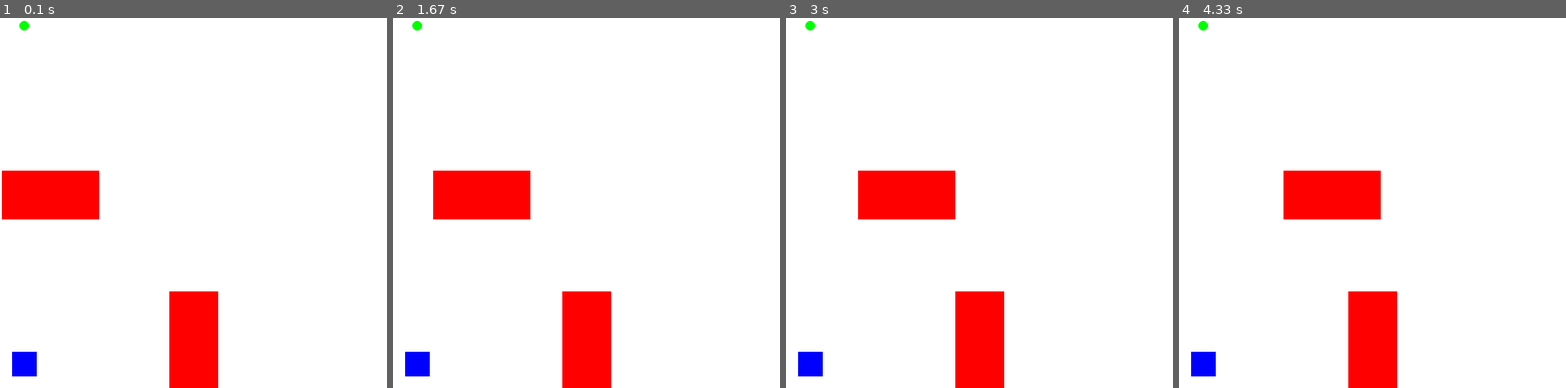
Above: before the commit, frames 1-4 (left to right).
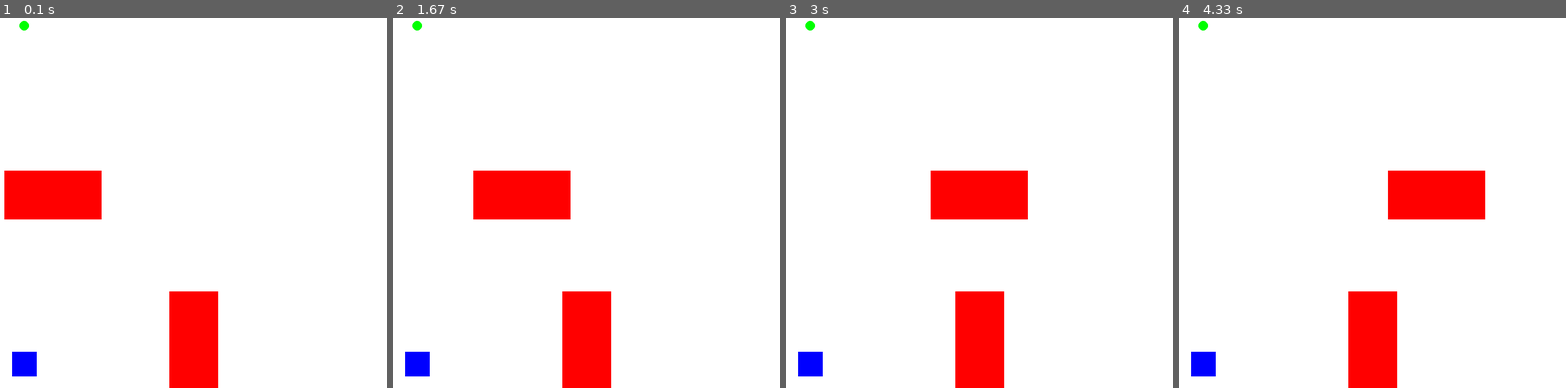
Above: after the commit, the same moments.

Repository: majklost/2Dsim
Game: pygame game, started from tests/dynamicPlannerTest.py
The game is run twice, just before and just after one commit, with the same random seed, the same clock (stepped at 60 frames per second) and the same inputs.
Inputs:
- Up to frame 1 (0.1 s): no input
- Up to frame 2 (1.67 s): no input
- Up to frame 3 (3 s): no input
- Up to frame 4 (4.33 s): no input

The runs differ from the first frame. In frame 1, 0.2% of the frame differs, in the area x 0-27%, y 41-55%; in frame 2, 2.7%; in frame 3, 4.9%; in frame 4, 6.6%, in the area x 27-80%, y 41-55%.

Commit message:
major bug fixed dynamicRRT

Diff:
--- a/dynamicLocalPlanner.py
+++ b/dynamicLocalPlanner.py
@@ -13,11 +13,14 @@
 #now only for one obstacle and one agent
 #will probably scale badly, so it is just PoC
 class LocalPlannerCalc:
-    def __init__(self, space: pymunk.Space, agent: pymunk.Shape,moving_obstacles: pymunk.Shape, obstacle_velocity: Tuple[float,float,float],dt=1/80):
+    def __init__(self, space: pymunk.Space, agent: pymunk.Shape,moving_obstacle: pymunk.Body, obstacle_velocity: Tuple[float,float,float],dt=1/80):
         self.space = space
         self.agent = agent
-        self.moving_obstacle = moving_obstacles
+        self.moving_obstacle = moving_obstacle
         self.obstacle_velocity = obstacle_velocity
+        self.clb = None
+        self.verbose = False
+
         #decides how many steps to take
         self.dt = dt
     @staticmethod
@@ -32,41 +35,58 @@
         #old positions
         a_old_pos = self.agent.body.position
         a_old_angle = self.agent.body.angle
-        ob_old_pos = self.moving_obstacle.body.position
-        ob_old_angle = self.moving_obstacle.body.angle
+        ob_old_pos = self.moving_obstacle.position
+        ob_old_angle = self.moving_obstacle.angle
 
         #now calculate the path
         ob_vx, ob_vy, ob_vangle = self.obstacle_velocity
         checkpoints = []
         direction = goal.x - start.x, goal.y - start.y
+
         angle_morph = goal.angle - start.angle
         time_for_morph = goal.time - start.time
         # print(f"Time for morph: {time_for_morph}")
-        num_steps = int(time_for_morph / self.dt)+1
+        num_steps = max(int(time_for_morph / self.dt),100)
+        realDT = time_for_morph / num_steps
+        # print(f"Num steps: {num_steps}")
         dir_step = direction[0] / num_steps, direction[1] / num_steps
         angle_step = angle_morph / num_steps
-        ob_start_pos = ob_old_pos.x + ob_vx * start.time, ob_old_pos.y + ob_vy * start.time
-        ob_start_angle = ob_old_angle + ob_vangle * start.time
+        ob_start_pos = ob_old_pos[0] + ob_vx * start.time,ob_old_pos[1] + ob_vy * start.time
+        ob_dir_step = ob_vx * realDT, ob_vy * realDT
+        ob_start_angle =ob_vangle * start.time
+        ob_angle_step = ob_vangle * realDT
+        self.moving_obstacle.velocity = 0,0
+        self.moving_obstacle.angular_velocity = 0
 
 
         for i in range(num_steps):
             self.agent.body.position = start.x + dir_step[0] * i, start.y + dir_step[1] * i
             self.agent.body.angle = start.angle + angle_step * i
-            self.moving_obstacle.body.position = ob_start_pos[0] + ob_vx * i, ob_start_pos[1] + ob_vy * i
-            self.moving_obstacle.body.angle = ob_start_angle + ob_vangle * i
+            self.moving_obstacle.position = ob_start_pos[0] + ob_dir_step[0] * i, ob_start_pos[1] + ob_dir_step[1] * i
+            self.moving_obstacle.angle = ob_start_angle + ob_angle_step * i
+            # print(f"Obstacle angle: {self.moving_obstacle.angle}")
             self.space.reindex_shape(self.agent)
-            self.space.reindex_shape(self.moving_obstacle)
+            for s in self.moving_obstacle.shapes:
+                self.space.reindex_shape(s)
+
             if self.space.shape_query(self.agent):
-                # print("Obstacle encountered")
+                if self.verbose:
+                    print("Obstacle encountered")
                 break
             if (i % 20 == 0 and i != 0) or i == num_steps - 1:
-                self.extend_checkpoints(start, checkpoints, self.agent.body.position, self.agent.body.angle, start.time + i * self.dt)
+                if self.clb:
+                    self.clb(self.space)
+                self.extend_checkpoints(start, checkpoints, self.agent.body.position, self.agent.body.angle, start.time + i * realDT)
         self.agent.body.angle = a_old_angle
         self.agent.body.position = a_old_pos
-        self.moving_obstacle.body.angle = ob_old_angle
-        self.moving_obstacle.body.position = ob_old_pos
+        self.moving_obstacle.angle = ob_old_angle
+        self.moving_obstacle.position = ob_old_pos
+        self.moving_obstacle.velocity = self.obstacle_velocity[0], self.obstacle_velocity[1]
+        self.moving_obstacle.angular_velocity = self.obstacle_velocity[2]
         self.space.reindex_shape(self.agent)
-        self.space.reindex_shape(self.moving_obstacle)
+        for s in self.moving_obstacle.shapes:
+            self.space.reindex_shape(s)
+
         return checkpoints
 
     @staticmethod
@@ -77,6 +97,8 @@
     def node_from_shape(shape: pymunk.Shape, time=0, parent=None):
         return RRTNodeCalc(shape.body.position.x, shape.body.position.y, shape.body.angle, time, parent)
 
+    def set_debug_callback(self, clb):
+        self.clb = clb
 
 
 #this creates a new space for each move and simualtes the movement
--- a/dynamicRRT.py
+++ b/dynamicRRT.py
@@ -7,8 +7,8 @@
 
 
 class RRT:
-    def __init__(self,xMax,yMax,angleMax,maxTime, local_planner: LocalPlannerCalc,near_radius=10):
-        random.seed(10)
+    def __init__(self,xMax,yMax,angleMax,maxTime, local_planner: LocalPlannerCalc,near_radius=10,seed=10):
+        random.seed(seed)
         self.xMax = xMax
         self.yMax = yMax
         self.angleMax = angleMax
@@ -42,14 +42,15 @@
             n.added_cnt = self.node_cnt
             self.node_cnt += 1
             self.vertTree = KD_Tree.insert(self.vertTree, n)
-            if self.dist(n, goal) < self.near_radius:
+            if self.dist(goal, n) < self.near_radius:
                 ls = self.local_planner.check_path(n, goal)
                 if ls[-1] == goal:
-                    # self.last = ls[-1]
-                    goal.parent = n
-                    self.last = goal
-                    print("Goal reached")
-                    return True
+                    pass
+                # self.last = ls[-1]
+                goal.parent = n
+                self.last = goal
+                print("Goal reached")
+                return True
 
         return False
 
--- a/helpers/objectLibrary.py
+++ b/helpers/objectLibrary.py
@@ -32,6 +32,8 @@
         super().__init__(x,y,pymunk.Body.KINEMATIC)
         self.body.angular_velocity = av
         self.shape1 = pymunk.Segment(self.body, (-w, 0), (w, 0), 10)
+        # verts = [(-w/2,-5),(-5,-5),(-5,-h/2),(5,-h/2),(5,-5),(w/2,-5),(w/2,5),(5,5),(5,h/2),(-5,h/2),(-5,5),(-w/2,5)]
+        # self.shape = pymunk.Poly(self.body,verts)
         self.shape2 = pymunk.Segment(self.body, (0, -w), (0, w), 10)
 
     def add(self, space: pymunk.Space):
--- a/tests/dynamicPlannerTest.py
+++ b/tests/dynamicPlannerTest.py
@@ -6,12 +6,32 @@
 import pymunk
 from dynamicLocalPlanner import LocalPlannerCalc
 
+import pygame
+from pymunk import pygame_util
+
+
+OBSTACLE_VELOCITY = 100,0,0
+# OBSTACLE_VELOCITY = 5,0,0
+
+
 class DynamicPlannerTest(TestTemplate):
 
     def __init__(self,start,goal):
         self.start = start
         self.goal = goal
+        self.cnt = 0
         super().__init__(W,H,80)
+
+    def debugclbck(self,space):
+        if self.cnt > 100:
+            return
+        draw_options = pymunk.pygame_util.DrawOptions(self.display)
+        self.display.fill((255, 255, 255))
+        space.debug_draw(draw_options)
+        pygame.display.update()
+        #save the image
+        pygame.image.save(self.display, f"./debug/screenshot{self.cnt}.jpg")
+        self.cnt += 1
 
     def setup(self):
         #objects
@@ -21,7 +41,8 @@
         #the one that should be plausible to reach via line
         block = Obstacle(100,400,200,100)
         block.set_body_type(pymunk.Body.KINEMATIC)
-        block.body.velocity = 50,0
+        block.body.velocity = OBSTACLE_VELOCITY[0],OBSTACLE_VELOCITY[1]
+        block.body.angular_velocity = OBSTACLE_VELOCITY[2]
         block.add(self.space)
 
         #the one that should be blocked
@@ -29,8 +50,12 @@
         block2.add(self.space)
 
         #planner
-        lp = LocalPlannerCalc(self.space, agent.shape,block.shape, (50,0,0))
-        lp.check_path(self.start, self.goal)
+        lp = LocalPlannerCalc(self.space, agent.shape,block.body, obstacle_velocity=OBSTACLE_VELOCITY,dt=1/100)
+        lp.verbose = True
+        # lp.set_debug_callback(self.debugclbck)
+        chpoints = lp.check_path(self.start, self.goal)
+        print(chpoints)
+
 
     def post_render(self):
         render_goal(self.display, self.goal)
--- a/tests/dynamicRRTTest.py
+++ b/tests/dynamicRRTTest.py
@@ -8,15 +8,29 @@
 import math
 import time
 import pygame
+import pymunk
+from pymunk import  pygame_util
 
 W =H =800
-
+CROSS_ANGULAR_VELOCITY = 0.2
 class DynamicRRTTest(TestTemplate):
 
     def __init__(self, start, goal):
         self.start = start
         self.goal = goal
         super().__init__(W, H, 80)
+        self.cnt = 0
+
+    def debugclbck(self,space):
+        if self.cnt > 100:
+            return
+        draw_options = pymunk.pygame_util.DrawOptions(self.display)
+        self.display.fill((255, 255, 255))
+        space.debug_draw(draw_options)
+        pygame.display.update()
+        #save the image
+        pygame.image.save(self.display, f"./debug/screenshot{self.cnt}.jpg")
+        self.cnt += 1
 
     def setup(self):
         # objects
@@ -29,15 +43,16 @@
         block2 = Obstacle(W-300/2, H/2, 300, 100)
         block2.add(self.space)
 
-        cross = Cross(W/2, H/2, 100, 2)
+        cross = Cross(W/2, H/2, 100, CROSS_ANGULAR_VELOCITY)
         cross.add(self.space)
 
         #planning
-        lp = LocalPlannerCalc(self.space, agent.shape, block1.shape, (0,0,2))
-        rrt = RRT(self.display.get_width(), self.display.get_height(), 2*math.pi, 50, lp)
+        lp = LocalPlannerCalc(self.space, agent.shape, cross.body, (0,0,CROSS_ANGULAR_VELOCITY))
+        # lp.set_debug_callback(self.debugclbck)
+        rrt = RRT(self.display.get_width(), self.display.get_height(), 0, 50, lp,near_radius=10,seed=32)
         start = LocalPlannerCalc.node_from_shape(agent.shape)
         st = time.time()
-        path = rrt.find_path(start, self.goal)
+        path = rrt.find_path(start, self.goal,4000)
         print("Time taken: ", time.time() - st)
         verts = sorted(list(rrt.get_verts()), key=lambda x: x.added_cnt)
         self.tree_renderer = TreeRenderer(verts)
@@ -57,5 +72,6 @@
     from RRTNode import RRTNodeCalc
     START = RRTNodeCalc(50, 750, 0,0)
     GOAL = RRTNodeCalc(50, 50, 0,100)
+    DUMBGOAL = RRTNodeCalc(50,600,0,100)
     t = DynamicRRTTest(START, GOAL)
     t.run()
